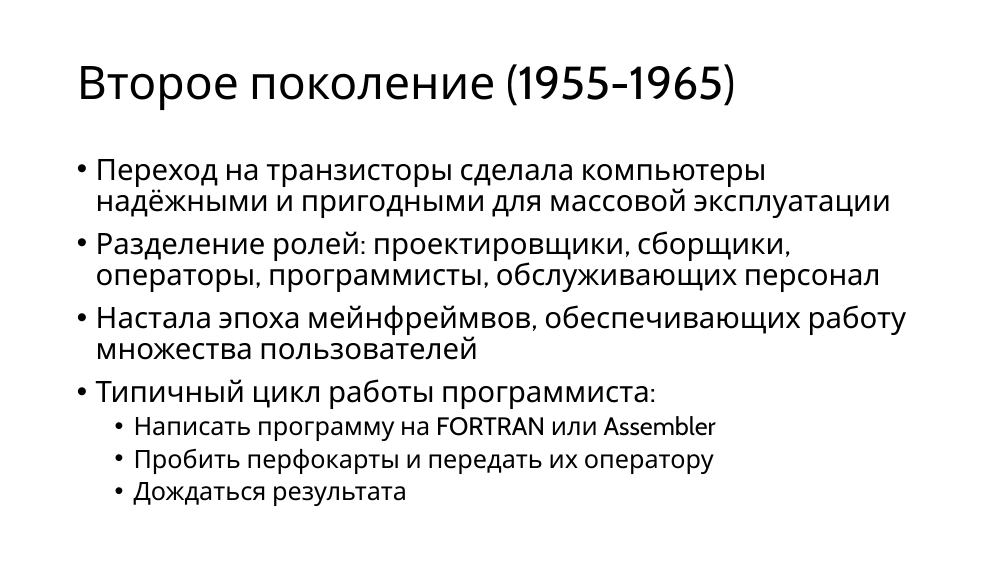
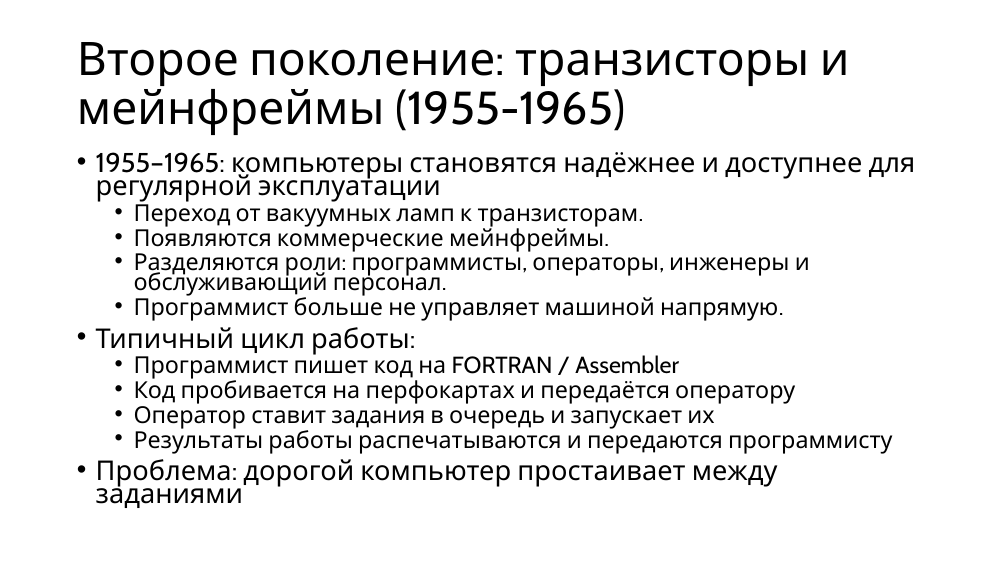
Before and after one commit to alexey-malov/os-course, a slide deck: slide 12 of lectures/01/Введение в ОС.pptx (slide 17 before the commit). Drawn at 1008x567 pixels with LibreOffice and Linux fonts; fonts in the diff are those of the drawing. Boxes give left, top, right and bottom in pixels: in the first picture for what was removed or moved away, otherwise in the second. Text is boxed around its words. In the diff, an @@ line names an element or a change of style, - is before the commit and + after.

```diff
--- a/lectures/01/Введение в ОС.pptx
+++ b/lectures/01/Введение в ОС.pptx
@@ title at [77,42,850,135]: text changed @@
-Второе поколение (1955-1965)
+Второе поколение: транзисторы и мейнфреймы (1955-1965)
@@ text at [96,152,916,508]: text changed; size 28 to 22.2 pt @@
-• Переход на транзисторы сделала компьютеры надёжными и пригодными для массовой эксплуатации
-• Разделение ролей: проектировщики, сборщики, операторы, программисты, обслуживающих персонал
-• Настала эпоха мейнфреймвов, обеспечивающих работу множества пользователей
-• Типичный цикл работы программиста:
-  • Написать программу на FORTRAN или Assembler
-  • Пробить перфокарты и передать их оператору
-  • Дождаться результата
+• 1955–1965: компьютеры становятся надёжнее и доступнее для регулярной эксплуатации
+  • Переход от вакуумных ламп к транзисторам.
+  • Появляются коммерческие мейнфреймы.
+  • Разделяются роли: программисты, операторы, инженеры и обслуживающий персонал.
+  • Программист больше не управляет машиной напрямую.
+• Типичный цикл работы:
+  • Программист пишет код на FORTRAN / Assembler
+  • Код пробивается на перфокартах и передаётся оператору
+  • Оператор ставит задания в очередь и запускает их
+  • Результаты работы распечатываются и передаются программисту
+• Проблема: дорогой компьютер простаивает между заданиями
```
Also in this commit, not shown: 18 other slides changed, 19 slides added, 44 slides removed.
